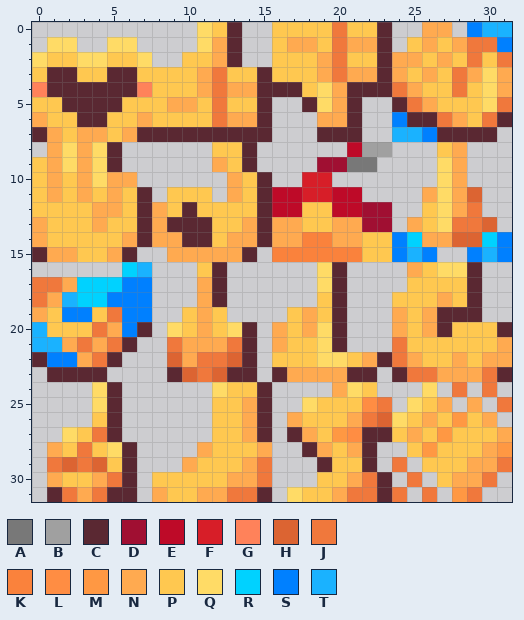
Edited in one commit: pixel-art sprite (v2/textures/font/emojis/gesture.png). Above: the version before the commit.
The file is 32x32 pixels.
Palette (. is transparent): A #787878  B #a0a0a0  C #5a2832  D #a00f32  E #be0a28  F #d71e28  G #ff825a  H #dc6432  J #f0783c  K #fa823c  L #ff8d43  M #ff9843  N #ffaa50  P #ffc850  Q #ffdb66  R #00d2ff  S #0080ff  T #1ab2ff
Pixels before, first column x 0:
 0 ...........QPC..PPPPJPPC..NN.STT
 1 .QQ..QQ....QNC..PNNPJNNC.PNPNJJS
 2 QPPQQPPQ..PPNC..PPPNJPPCNNPNPJPJ
 3 PCCPPCCPPPPNJPPCPPPNJNNCNPNPJNQN
 4 GCCCCCCGPPPNJNNCCCPQNCCCJNPPJPQN
 5 PPCCCCPPPNNPJPPC..CQNC..CJNPPPQJ
 6 NPPCCPPNPPPPJNNC...NNC..SCCJNPJC
 7 CNPNNPNCCCCCCCCC...CCC..TTSCCCC.
 8 .NQNQC......PPC......EBB...PN...
 9 PNQNQC......NPC....DDAA....QN...
10 PNPNQNN......NPC..FF.......QN...
11 PNPNPNPC.PPP.NPCEEFFEE....NQNH..
12 PPPPNNPCNPCPPPPCEEPPEEDD..PQNJ..
13 NPPPNPPCNCCCPPNCNNPPNNDD.NPQJJH.
14 NPPPPPNCNNCCPNNCNNKKNNPPSRNNHHRS
15 CNNPPNC..NNNNNC.KKKKKKPPSTS..STS
16 ......RT...PC......QC....NPQQC..
17 JJNRRRSS...NC......QC....PPPPC..
18 JNTRRSSS...NC......PC...PPPNPC..
19 NPSSPJSS..PNP....PNPC...NPNCCC..
20 TPPPJNSC.QPNPQC.NPNQC...NPNCPPPC
21 TTNJNJC..JNNNJC.NPPQC...JPPPPPPN
22 CSSNJC...HNJJHC.PPPQQPNCJNPPNPNN
23 .CCCC....CHJHCC.CNNNNCC.CJJNNNJC
24 ....QC......QPPC....NQP...Q.J.J.
25 ....QC......PPNC..QPPPLJ.QPN.N.J
26 ....PC......PPNC.NPPPNJHQPNPMPN.
27 ..QPJC......PPNC.CNPMLCCPNPMPPPN
28 .NPJPQC....NPPPN..CNPNC..PMPPPNM
29 .JHJHPC...NPPPNJ...CPPC.J.PPPNNJ
30 .NPPNJC.PPPPPNNJ...PPNJC.J.PNNJ.
31 .CJNJCC.NPPNNJJC.QPPNJJCJ.J.MJ..
The result:
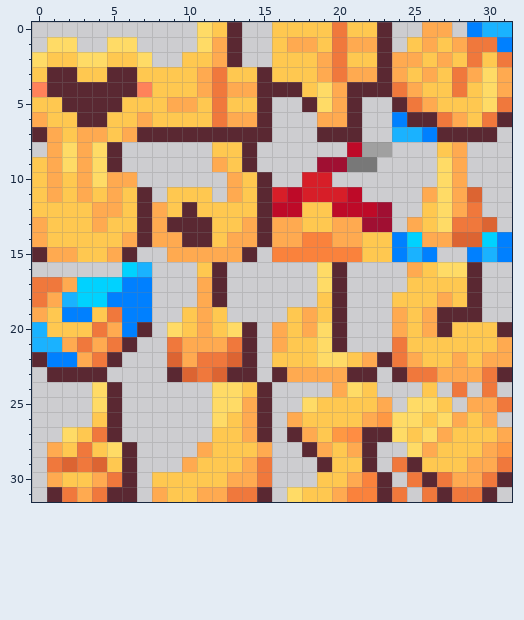
The exact change:
{"y":11,"x":16,"old":"E","new":"F"}
{"y":11,"x":20,"old":"E","new":"F"}
{"y":12,"x":22,"old":"D","new":"E"}
{"y":24,"x":13,"old":"P","new":"Q"}
{"y":24,"x":26,"old":"Q","new":"P"}
{"y":25,"x":12,"old":"PP","new":"QQ"}
{"y":25,"x":22,"old":"LJ","new":"PN"}
{"y":25,"x":26,"old":"PN","new":"QP"}
{"y":25,"x":30,"old":".","new":"N"}
{"y":26,"x":12,"old":"P","new":"Q"}
{"y":26,"x":21,"old":"NJH","new":"PNM"}
{"y":26,"x":25,"old":"PNPM","new":"QPQN"}
{"y":27,"x":24,"old":"PNPM","new":"QPQN"}
{"y":28,"x":25,"old":"PM","new":"QN"}
{"y":29,"x":25,"old":".","new":"C"}
{"y":30,"x":22,"old":"J","new":"K"}
{"y":30,"x":26,"old":".P","new":"CJ"}
{"y":30,"x":31,"old":".","new":"C"}
{"y":31,"x":21,"old":"JJ","new":"KK"}
{"y":31,"x":27,"old":".M","new":"CJ"}
{"y":31,"x":30,"old":".","new":"C"}
